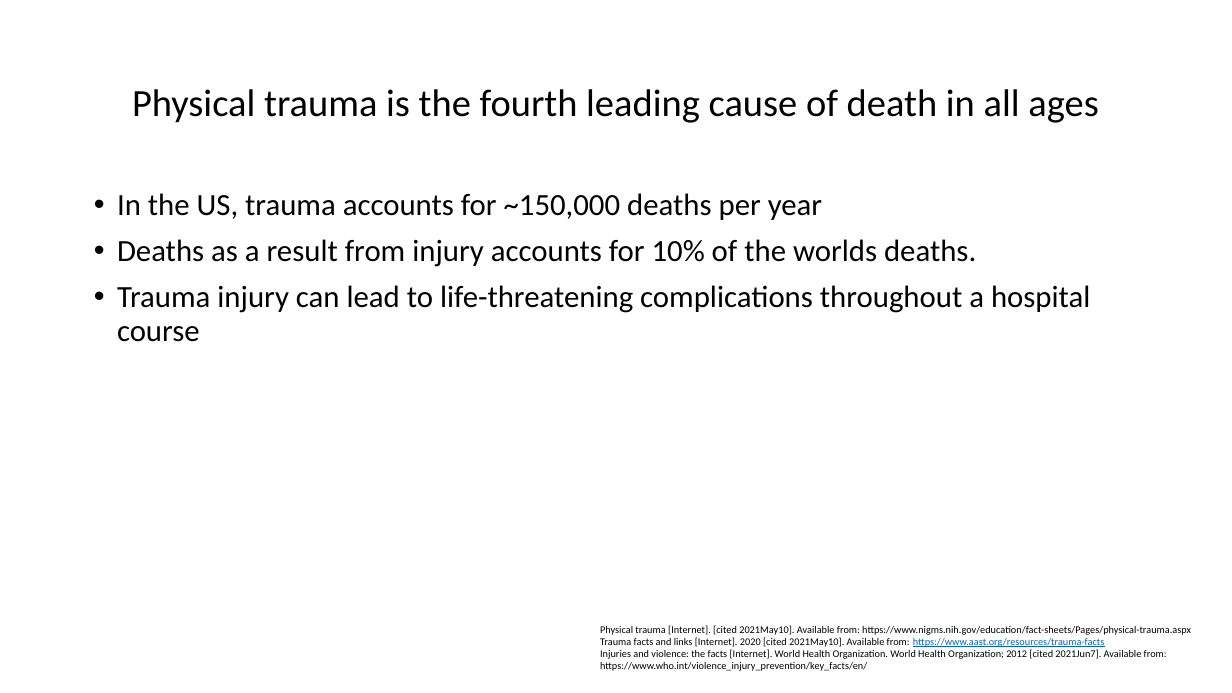
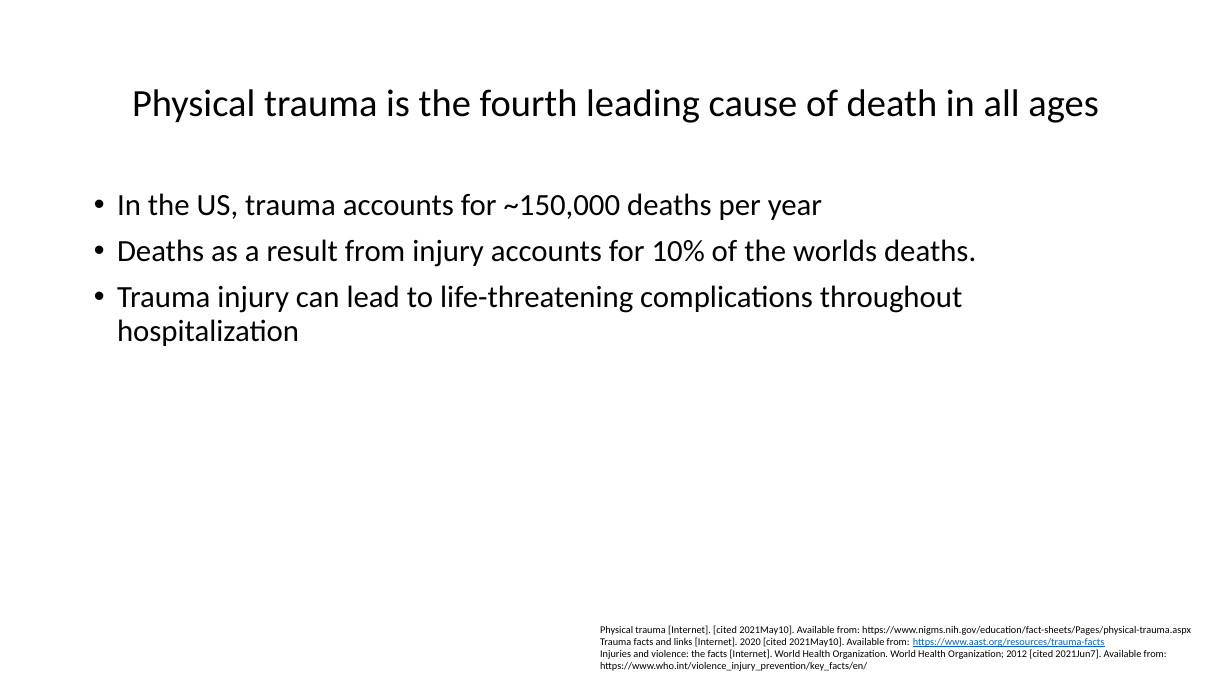
Before and after one commit to tliu-2/PROPPR, a slide deck: slide 2 of Presentation.pptx. Drawn at 1232x693 pixels with LibreOffice and Linux fonts; fonts in the diff are those of the drawing. Boxes give left, top, right and bottom in pixels: in the first picture for what was removed or moved away, otherwise in the second. Text is boxed around its words. In the diff, an @@ line names an element or a change of style, - is before the commit and + after.

```diff
--- a/Presentation.pptx
+++ b/Presentation.pptx
@@ text at (117, 285, 962, 346): text changed @@
-• Trauma injury can lead to life-threatening complications throughout a hospital course
+• Trauma injury can lead to life-threatening complications throughout hospitalization
```
Also in this commit, not shown: 7 other slides changed, 2 slides added, 2 slides removed, 18 other files.
